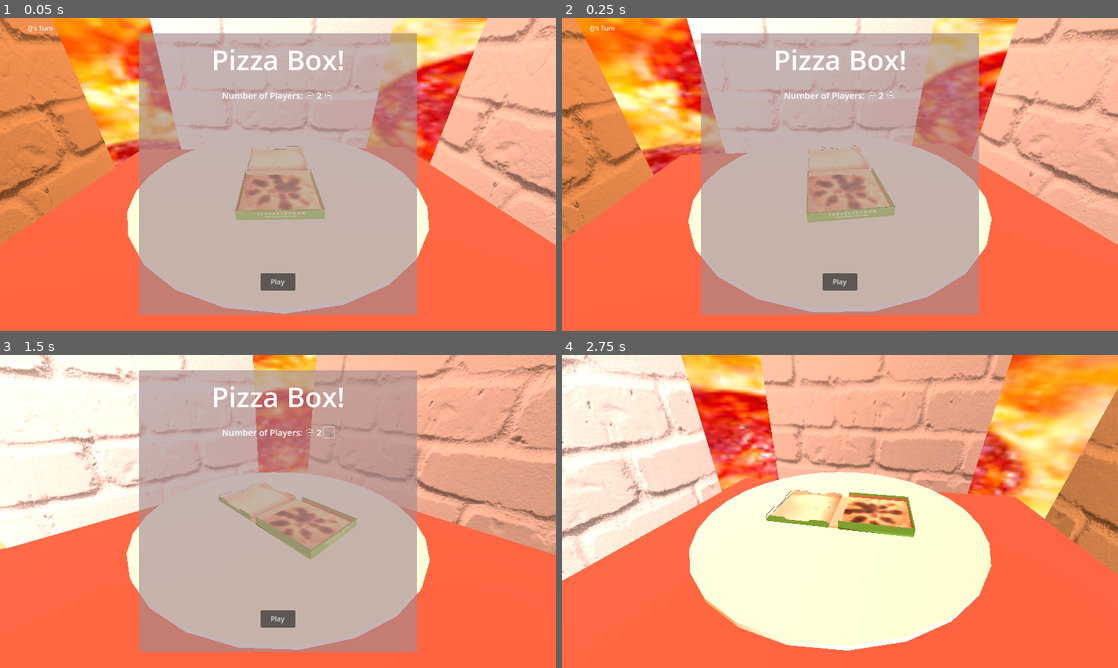
Above: before the commit, frames 1-4 (two rows, left to right).
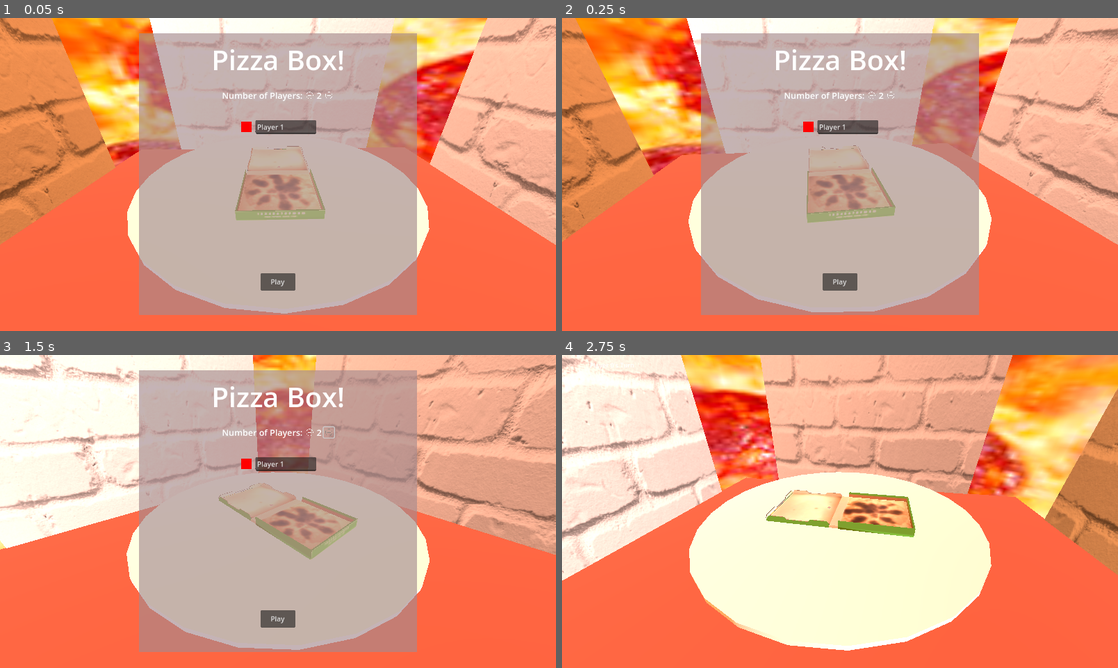
Above: after the commit, the same moments.

Repository: ant-cap/pizza-box
Game: Godot game, scene res://scenes/main.tscn
Two runs of this game, one before a commit and one after it. Both use one fixed random seed, a clock stepped at 60 frames per second and the inputs below.
Inputs (mouse positions are in pixels of both pictures, inside the frame that each line leads up to):
- Up to frame 1 (0.05 s): no input
- Up to frame 2 (0.25 s): no input
- Up to frame 3 (1.5 s): click (311, 433) at 0.5 s; click (328, 433) at 1.25 s
- Up to frame 4 (2.75 s): click "Play" at 2 s

The runs differ from the first frame. In frame 1, 0.6% of the frame differs, in the area x 5-57%, y 2-38%; in frame 2, 0.6%; in frame 3, 0.6%; in frame 4, nothing differs.

Commit message:
Adding player editing capabilities

Diff:
--- a/scenes/gameui.tscn
+++ b/scenes/gameui.tscn
@@ -1,4 +1,6 @@
-[gd_scene format=3 uid="uid://bgtdx1c8vhiup"]
+[gd_scene load_steps=2 format=3 uid="uid://bgtdx1c8vhiup"]
+
+[ext_resource type="Script" uid="uid://je1v1mfay3by" path="res://scripts/gameui.gd" id="1_xbdlh"]
 
 [node name="Gameui" type="Control"]
 layout_mode = 3
@@ -9,6 +11,7 @@
 grow_vertical = 2
 scale = Vector2(0.9, 0.9)
 pivot_offset = Vector2(640, 125)
+script = ExtResource("1_xbdlh")
 
 [node name="Control" type="Control" parent="."]
 layout_mode = 1
--- a/scenes/main.tscn
+++ b/scenes/main.tscn
@@ -43,6 +43,7 @@
 [node name="UI" type="CanvasLayer" parent="Manager"]
 
 [node name="Gameui" parent="Manager/UI" instance=ExtResource("3_jyhfs")]
+visible = false
 
 [node name="Menu" parent="Manager/UI" instance=ExtResource("1_o5qli")]
 metadata/_edit_use_anchors_ = true
--- a/scenes/menu.tscn
+++ b/scenes/menu.tscn
@@ -66,24 +66,27 @@
 grow_horizontal = 2
 grow_vertical = 2
 
-[node name="NumPlayersLine" type="HBoxContainer" parent="PlayerInfo"]
-custom_minimum_size = Vector2(55, 0)
+[node name="VBoxContainer" type="VBoxContainer" parent="PlayerInfo"]
 layout_mode = 1
-anchors_preset = 10
+anchors_preset = 15
 anchor_right = 1.0
-offset_bottom = 28.0
+anchor_bottom = 1.0
 grow_horizontal = 2
+grow_vertical = 2
 
-[node name="Control" type="Control" parent="PlayerInfo/NumPlayersLine"]
+[node name="NumPlayersLine" type="HBoxContainer" parent="PlayerInfo/VBoxContainer"]
+layout_mode = 2
+
+[node name="Control" type="Control" parent="PlayerInfo/VBoxContainer/NumPlayersLine"]
 layout_mode = 2
 size_flags_horizontal = 3
 
-[node name="Label" type="Label" parent="PlayerInfo/NumPlayersLine"]
+[node name="Label" type="Label" parent="PlayerInfo/VBoxContainer/NumPlayersLine"]
 layout_mode = 2
 theme_override_font_sizes/font_size = 20
 text = "Number of Players:"
 
-[node name="MinusButton" type="Button" parent="PlayerInfo/NumPlayersLine"]
+[node name="MinusButton" type="Button" parent="PlayerInfo/VBoxContainer/NumPlayersLine"]
 custom_minimum_size = Vector2(24, 24)
 layout_mode = 2
 size_flags_vertical = 4
@@ -94,12 +97,12 @@
 icon_alignment = 1
 expand_icon = true
 
-[node name="NumPlayers" type="Label" parent="PlayerInfo/NumPlayersLine"]
+[node name="NumPlayers" type="Label" parent="PlayerInfo/VBoxContainer/NumPlayersLine"]
 layout_mode = 2
 theme_override_font_sizes/font_size = 20
 text = "2"
 
-[node name="PlusButton" type="Button" parent="PlayerInfo/NumPlayersLine"]
+[node name="PlusButton" type="Button" parent="PlayerInfo/VBoxContainer/NumPlayersLine"]
 custom_minimum_size = Vector2(24, 24)
 layout_mode = 2
 size_flags_horizontal = 0
@@ -110,10 +113,41 @@
 flat = true
 expand_icon = true
 
-[node name="Control2" type="Control" parent="PlayerInfo/NumPlayersLine"]
+[node name="Control2" type="Control" parent="PlayerInfo/VBoxContainer/NumPlayersLine"]
+layout_mode = 2
+size_flags_horizontal = 3
+
+[node name="Control" type="Control" parent="PlayerInfo/VBoxContainer"]
+custom_minimum_size = Vector2(0, 35)
+layout_mode = 2
+
+[node name="PlayerData" type="HBoxContainer" parent="PlayerInfo/VBoxContainer"]
+custom_minimum_size = Vector2(0, 32)
+layout_mode = 2
+
+[node name="Control" type="Control" parent="PlayerInfo/VBoxContainer/PlayerData"]
+layout_mode = 2
+size_flags_horizontal = 3
+
+[node name="ColorPickerButton" type="ColorPickerButton" parent="PlayerInfo/VBoxContainer/PlayerData"]
+custom_minimum_size = Vector2(32, 32)
+layout_mode = 2
+flat = true
+expand_icon = true
+color = Color(1, 0, 0, 1)
+edit_alpha = false
+
+[node name="LineEdit" type="LineEdit" parent="PlayerInfo/VBoxContainer/PlayerData"]
+custom_minimum_size = Vector2(140, 0)
+layout_mode = 2
+size_flags_horizontal = 0
+text = "Player 1"
+caret_blink = true
+
+[node name="Control2" type="Control" parent="PlayerInfo/VBoxContainer/PlayerData"]
 layout_mode = 2
 size_flags_horizontal = 3
 
 [connection signal="pressed" from="PlayButton" to="." method="_on_play_button_pressed"]
-[connection signal="pressed" from="PlayerInfo/NumPlayersLine/MinusButton" to="." method="_on_minus_button_pressed"]
-[connection signal="pressed" from="PlayerInfo/NumPlayersLine/PlusButton" to="." method="_on_plus_button_pressed"]
+[connection signal="pressed" from="PlayerInfo/VBoxContainer/NumPlayersLine/MinusButton" to="." method="_on_minus_button_pressed"]
+[connection signal="pressed" from="PlayerInfo/VBoxContainer/NumPlayersLine/PlusButton" to="." method="_on_plus_button_pressed"]
--- /dev/null
+++ b/scenes/playeredit.tscn
@@ -0,0 +1,30 @@
+[gd_scene load_steps=2 format=3 uid="uid://desnaon3faecd"]
+
+[ext_resource type="Script" uid="uid://cnhm3r5ylw7my" path="res://scripts/playeredit.gd" id="1_4q20v"]
+
+[node name="PlayerEdit" type="HBoxContainer"]
+custom_minimum_size = Vector2(0, 32)
+script = ExtResource("1_4q20v")
+
+[node name="Control" type="Control" parent="."]
+layout_mode = 2
+size_flags_horizontal = 3
+
+[node name="ColorPickerButton" type="ColorPickerButton" parent="."]
+custom_minimum_size = Vector2(32, 32)
+layout_mode = 2
+flat = true
+expand_icon = true
+color = Color(1, 0, 0, 1)
+edit_alpha = false
+
+[node name="LineEdit" type="LineEdit" parent="."]
+custom_minimum_size = Vector2(140, 0)
+layout_mode = 2
+size_flags_horizontal = 0
+text = "Player 1"
+caret_blink = true
+
+[node name="Control2" type="Control" parent="."]
+layout_mode = 2
+size_flags_horizontal = 3
--- /dev/null
+++ b/scripts/gameui.gd
@@ -0,0 +1,6 @@
+extends Control
+
+@onready var currentPlayerTurnLabel = $Control/CurrentPlayerTurn
+
+func setPlayerTurn(playerName: String) -> void:
+	currentPlayerTurnLabel.text = "%s" % playerName
--- a/scripts/manager.gd
+++ b/scripts/manager.gd
@@ -5,7 +5,8 @@
 var currentPlayer: int = 0
 
 @onready var menu = $UI/Menu
-@onready var numPlayersText: Label = $UI/Menu/PlayerInfo/NumPlayersLine/NumPlayers
+@onready var numPlayersText: Label = $UI/Menu/PlayerInfo/VBoxContainer/NumPlayersLine/NumPlayers
+@onready var gameui = $UI/Gameui
 
 func _ready() -> void:
 	menu.connect("menu_closed", Callable(self, "init_game"))
@@ -21,6 +22,8 @@
 		$Players.add_child(player)
 	#move_camera_to(Vector3(0, 1, -1), $Camera3D.rotation, 1.0)
 
+	gameui.show()
+	gameui.setPlayerTurn(players[currentPlayer].name)
 	$UI/Gameui/Control/CurrentPlayerTurn.text = "%s's Turn" % players[currentPlayer].name
 
 func dec_players() -> void:
--- /dev/null
+++ b/scripts/playeredit.gd
@@ -0,0 +1 @@
+extends HBoxContainer
Not shown, added: scripts/gameui.gd.uid
Not shown, added: scripts/playeredit.gd.uid
